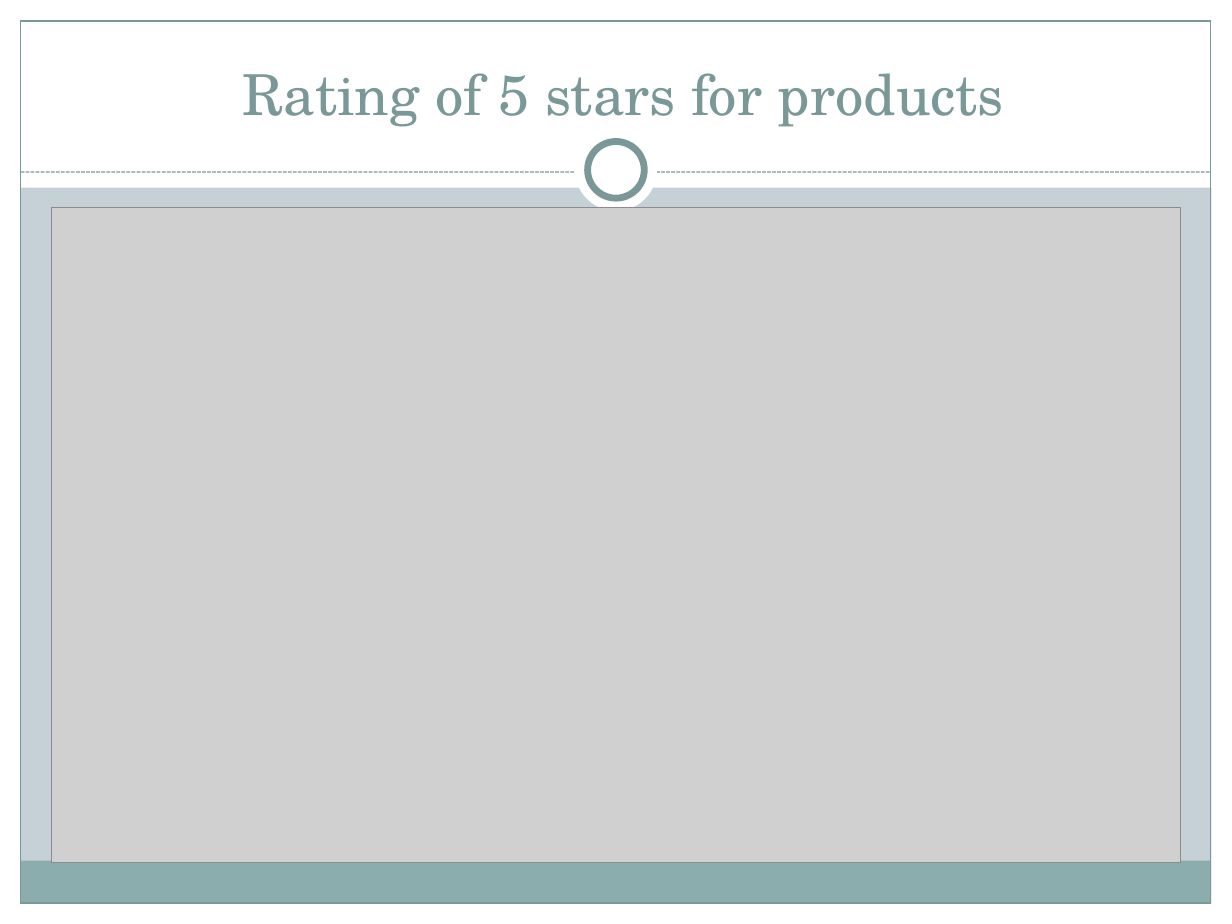
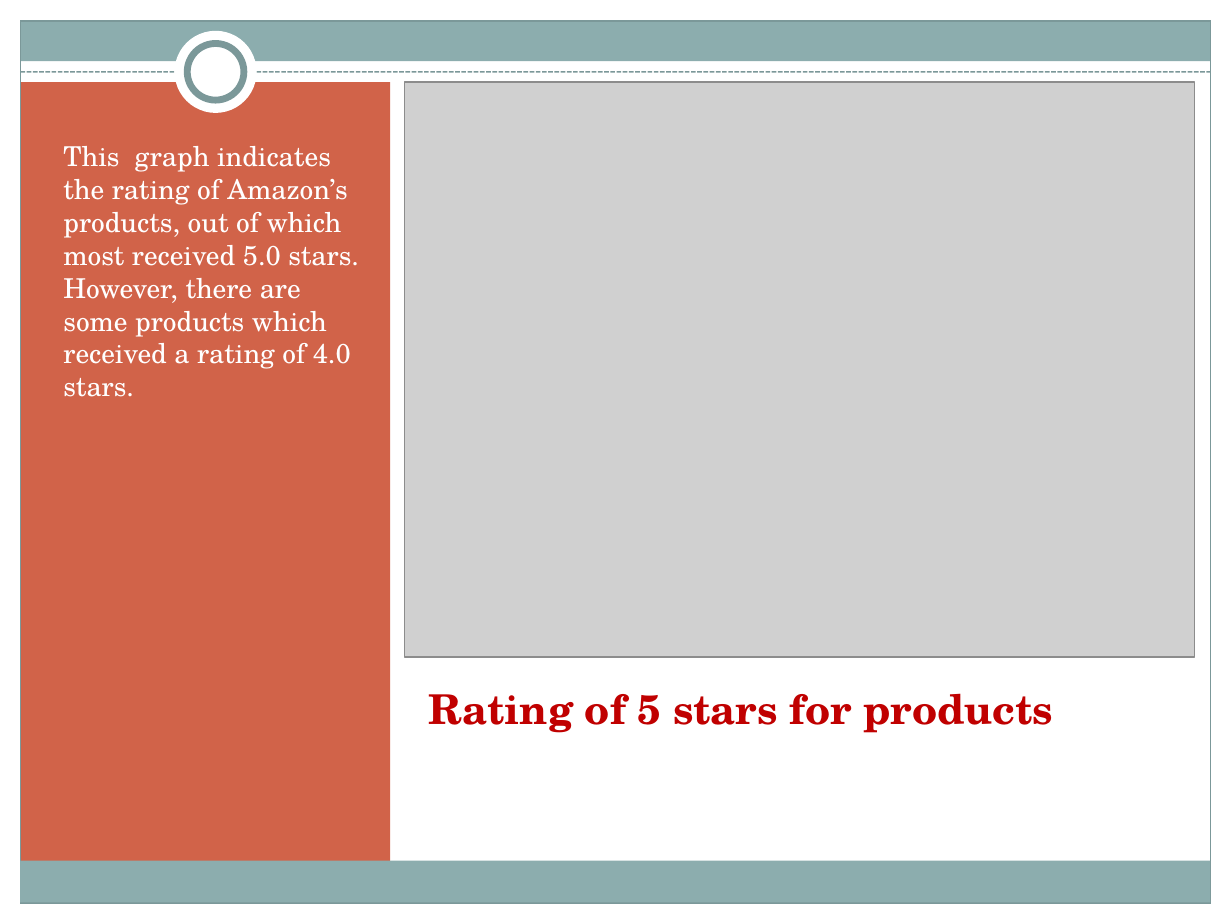
Before and after one commit to AshaSharmaGitHub/CDF-Project, a slide deck: slide 4 of Project-PPT.pptx. Drawn at 1232x924 pixels with LibreOffice and Linux fonts; fonts in the diff are those of the drawing; grey boxes stand for pictures. Boxes give left, top, right and bottom in pixels: in the first picture for what was removed or moved away, otherwise in the second. Text is boxed around its words. In the diff, an @@ line names an element or a change of style, - is before the commit and + after.

```diff
--- a/Project-PPT.pptx
+++ b/Project-PPT.pptx
@@ background #C5D1D7 to #FFFFFF @@
@@ rectangle: place and size @@
-rectangle at [0,0,1232,187]
+rectangle at [0,0,1232,21]
@@ rectangle added at [21,21,1211,62], fill #8CADAE @@
@@ ellipse: place and size @@
-ellipse at [575,129,658,212]
+ellipse at [175,31,257,113]
@@ ellipse: place and size @@
-ellipse at [588,142,644,198]
+ellipse at [187,43,244,100]
@@ line moved from (21, 172) - (1211, 172) to (21, 71) - (1211, 71) @@
@@ line (21, 71) - (1211, 71): stroke #7C999A 0.75 pt dashed to #7C999A 0.9 pt dashed @@
@@ rectangle added at [21,83,391,873], fill #D16349 @@
@@ picture: place and size @@
-picture at [52,208,1181,862]
+picture at [404,83,1195,658]
@@ text added at [63,146,359,397], 16 pt, text #FFFFFF @@
+This graph indicates the rating of Amazon’s products, out of which most received 5.0 stars.
+However, there are some products which received a rating of 4.0 stars.
@@ title "Rating of 5 stars for ...": place and size @@
-title "Rating of 5 stars for ..." at [243,73,1004,127]
+title "Rating of 5 stars for ..." at [428,693,1053,733]
@@ title "Rating of 5 stars for ..." at [428,693,1053,733]: size 33 to 24 pt, text colour #7C999A to #C00000, bold on; alignment centre to left; vertical alignment bottom to top @@
```
Also in this commit, not shown: 5 other slides changed, 1 slide added, 1 slide removed.
